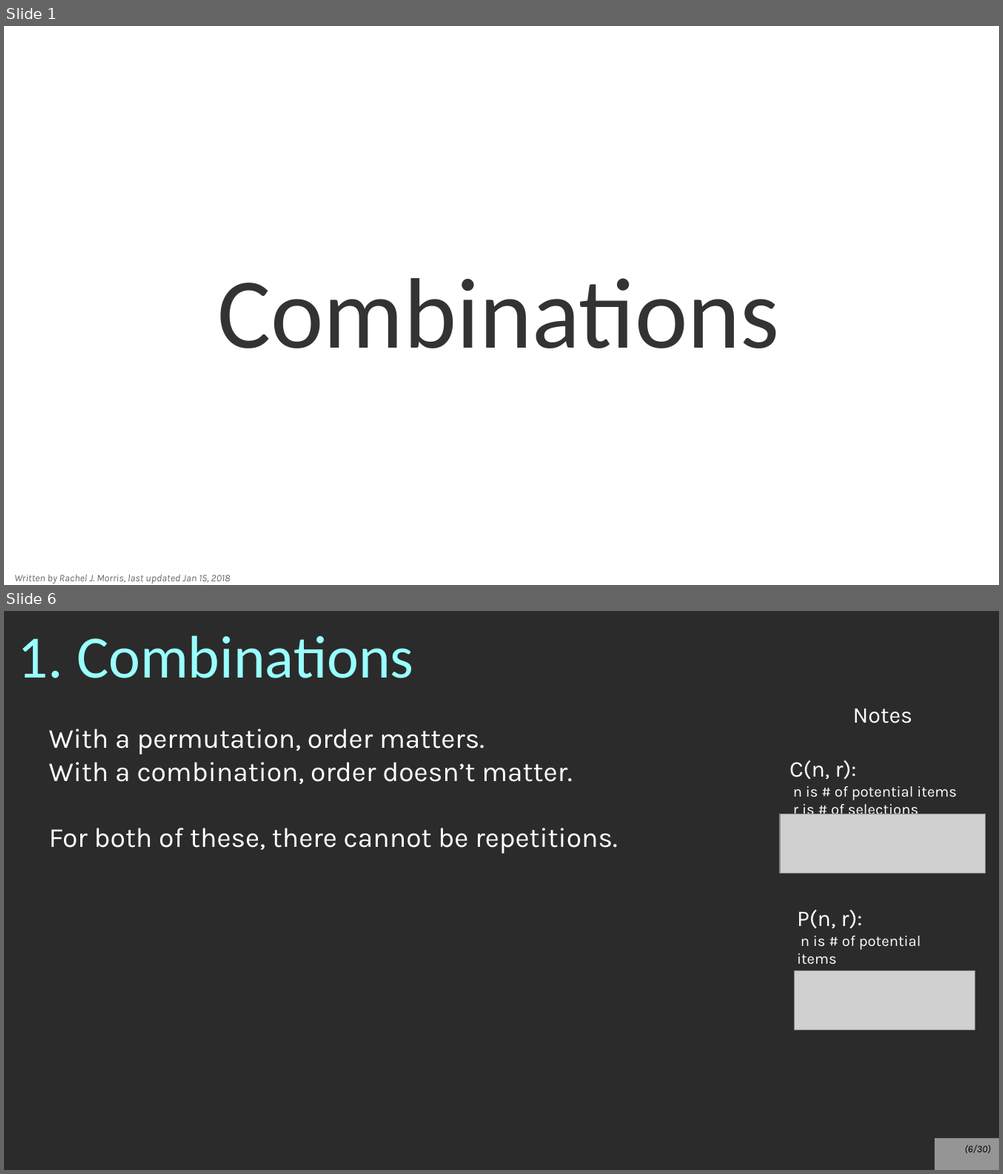
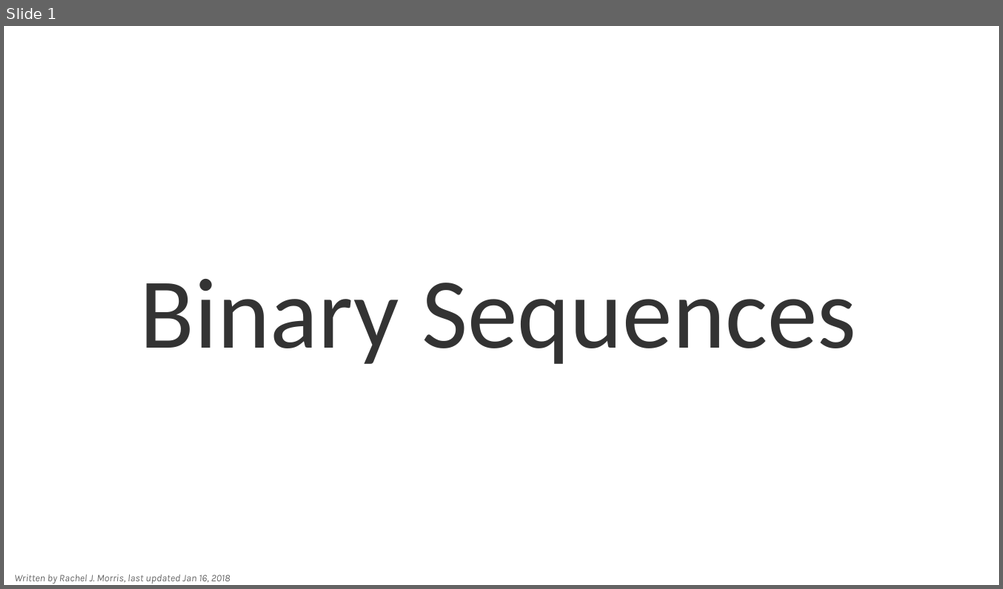
Before and after one commit to nguyenchithien/CS211-Discrete-Structures-II, a slide deck: Lectures/Lecture 5.4.odp. Shown one above the other, each under a label of ours: slides 1 and 6 before the commit, slide 1 after it; the slides between them are not shown. The pictures are 1003x1174 and 1003x589 pixels, drawn with LibreOffice and Linux fonts; fonts in the diff are those of the drawing; grey boxes stand for pictures; background and template pictures are left out; a plain dark background stands for a picture behind light text. Boxes give left, top, right and bottom in pixels: in the first picture for what was removed or moved away, otherwise in the second. Text is boxed around its words. In the diff, an @@ line names an element or a change of style, - is before the commit and + after.

```diff
--- a/Lectures/Lecture 5.4.odp
+++ b/Lectures/Lecture 5.4.odp
@@ slide 6 removed at <box>4,611,999,1170</box>, background picture (left out) @@
@@ title removed at <box>17,635,414,678</box> @@
-1. Combinations
@@ text removed at <box>789,709,956,819</box> @@
-Notes
-C(n, r):
-n is # of potential items
-r is # of selections
@@ text removed at <box>49,729,617,854</box> @@
-With a permutation, order matters.
-With a combination, order doesn’t matter.
-For both of these, there cannot be repetitions.
@@ picture removed at <box>780,814,986,874</box> @@
@@ text removed at <box>797,910,925,971</box> @@
-P(n, r):
-n is # of potential items
-r is # of selections
@@ picture removed at <box>794,971,975,1031</box> @@
@@ page number removed at <box>934,1139,999,1170</box> @@
-(6/30)
@@ slide 1 changed as well @@
@@ title at <box>140,279,856,364</box>: text changed @@
-Combinations
+Binary Sequences
@@ text at <box>14,575,230,584</box>: text changed @@
-Written by Rachel J. Morris, last updated Jan 15, 2018
+Written by Rachel J. Morris, last updated Jan 16, 2018
```
Also in this commit, not shown: 2 other slides changed, 25 slides added, 26 other slides removed, 1 other file.
